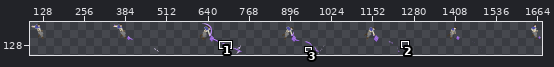
A sprite sheet gets an edit: Assets/Resources/Characters/Orro/Sprites/orro_nair.png. The first picture is a wide view before the edit; the outline marks the close-up.
Close-up. As it was:
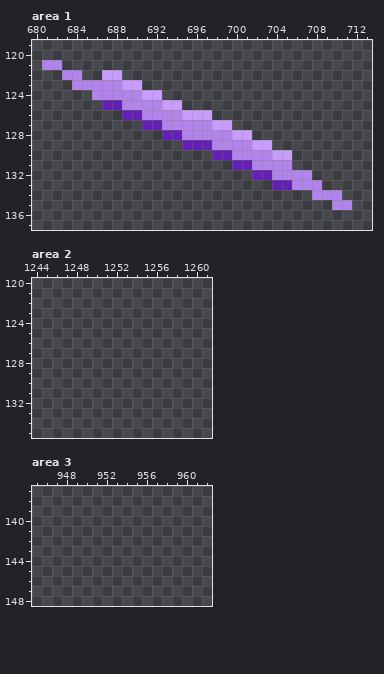
The file is 1792x160 pixels. Colours within 5 levels of each other are drawn and written as one. Shown: area 1: x 680..713, y 119..137; area 2: x 1244..1261, y 120..135; area 3: x 945..962, y 137..148. The wide view leaves out empty margins. The commit also changed other parts of the picture, which this record leaves out.
The result:
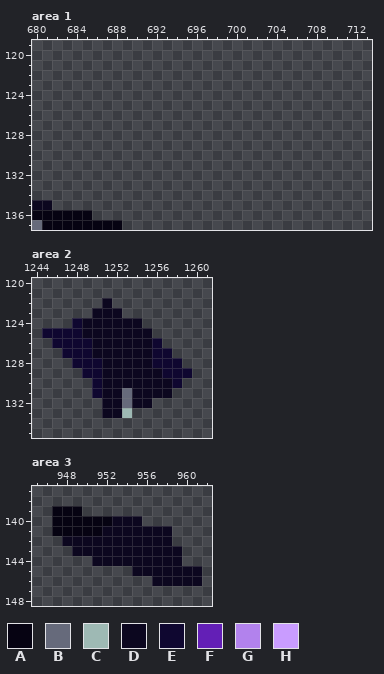
Palette (. is transparent): A #060312  B #666a7b  C #9eb9b4  D #0c071f  E #0f0730  F #631fb6  G #b282ed  H #c99cff
The exact change:
--- area 1
@@ x 680..713 @@
 120 ..................................
-121 .GG...............................
-122 ...GG..HH.........................
-123 ....GGGGGHH.......................
-124 ......GGGGGHH.....................
-125 .......FFGGGGHH...................
-126 .........FFGGGGHHH................
-127 ...........FFGGGGGHH..............
-128 .............FFGGGGGHH............
-129 ...............FFFGGGGHH..........
-130 ..................FFGGGGHH........
-131 ....................FFGGGG........
-132 ......................FFGGGG......
-133 ........................FFGGG.....
-134 ............................GGG...
-135 ..............................GG..
-136 ..................................
-137 ..................................
+121 ..................................
+122 ..................................
+123 ..................................
+124 ..................................
+125 ..................................
+126 ..................................
+127 ..................................
+128 ..................................
+129 ..................................
+130 ..................................
+131 ..................................
+132 ..................................
+133 ..................................
+134 ..................................
+135 DD................................
+136 AAAAAA............................
+137 BAAAAAAAA.........................
--- area 2
@@ x 1244..1261 @@
 121 ..................
-122 ..................
-123 ..................
-124 ..................
-125 ..................
-126 ..................
-127 ..................
-128 ..................
-129 ..................
-130 ..................
-131 ..................
-132 ..................
-133 ..................
+122 .......D..........
+123 ......DDD.........
+124 ....EDDDDDD.......
+125 .EEEEDDDDDDD......
+126 ..EEEEDDDDDDE.....
+127 ...EEEDDDDDDEE....
+128 ....EEEDDDDDEEE...
+129 .....EEDDDDDDEEE..
+130 ......EDDDDDDDE...
+131 ......EDDBDDDD....
+132 .......DDBDD......
+133 .......DDC........
 134 ..................
--- area 3
@@ x 945..962 @@
 138 ..................
-139 ..................
-140 ..................
-141 ..................
-142 ..................
-143 ..................
-144 ..................
-145 ..................
-146 ..................
+139 ..AAA.............
+140 ..AAAAAADDD.......
+141 ..AAAAADDDDDDD....
+142 ...DDDDDDDDDDD....
+143 ....DDDDDDDDDDD...
+144 ......DDDDDDDDD...
+145 ..........DDDDDDD.
+146 ............DDDDD.
 147 ..................
